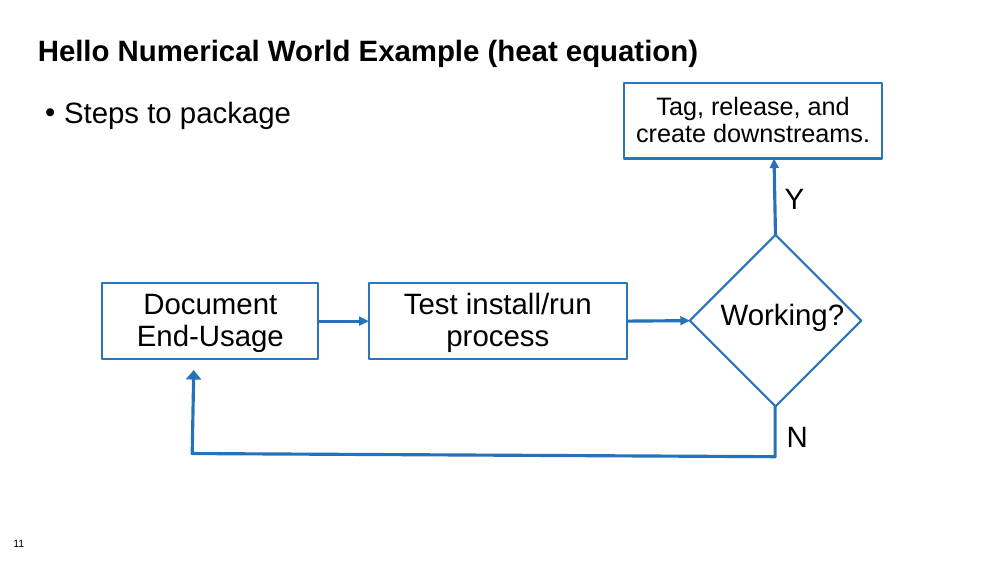
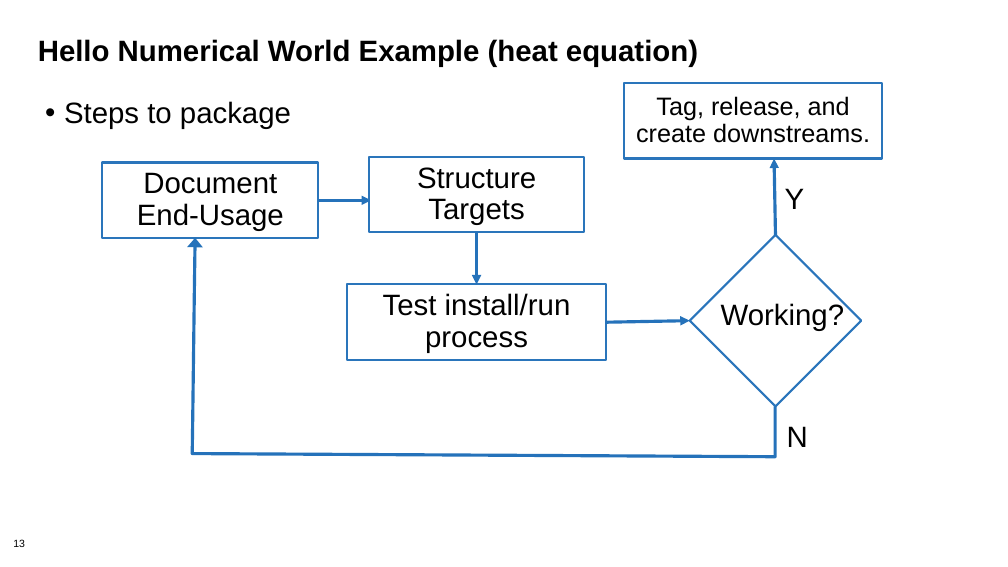
Before and after one commit to bssw-tutorial/presentations, a slide deck: slide 13 of packaging.pptx (slide 11 before the commit). Drawn at 1008x567 pixels with LibreOffice and Linux fonts; fonts in the diff are those of the drawing; background and template pictures are left out. Boxes give left, top, right and bottom in pixels: in the first picture for what was removed or moved away, otherwise in the second. Text is boxed around its words. In the diff, an @@ line names an element or a change of style, - is before the commit and + after.

```diff
--- a/packaging.pptx
+++ b/packaging.pptx
@@ rectangle "Document End-Usage": place and size @@
-rectangle "Document End-Usage" at [102,284,318,359]
+rectangle "Document End-Usage" at [102,163,318,238]
@@ rectangle added at [369,157,585,232], fill #FFFFFF, outline #2A75BB 2 pt, 28 pt, text #000000 @@
+Structure Targets
@@ arrow moved from (318, 321) - (369, 321) to (318, 200) - (371, 200) @@
@@ freeform shape: place and size @@
-freeform shape at [192,371,775,457]
+freeform shape at [192,238,775,457]
@@ arrow added from (476, 232) to (476, 284), #2673BA 3 pt @@
@@ rectangle "Test install/run process": place and size @@
-rectangle "Test install/run process" at [369,284,628,359]
+rectangle "Test install/run process" at [347,284,606,360]
@@ arrow moved from (627, 321) - (690, 321) to (606, 322) - (690, 321) @@
@@ page number at [13,539,25,547]: text changed @@
-11
+13
```
Also in this commit, not shown: 28 other slides changed, 22 slides added.
